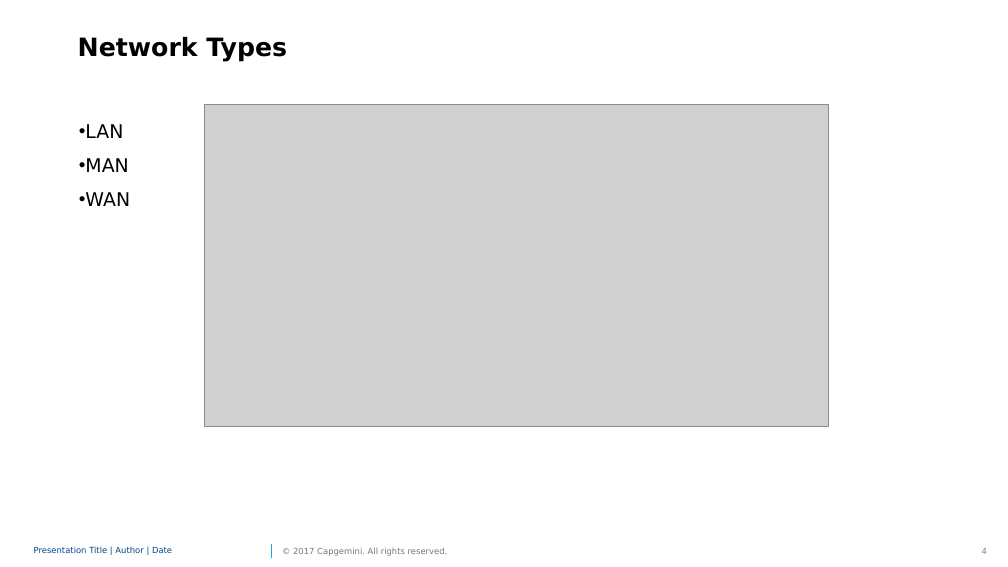
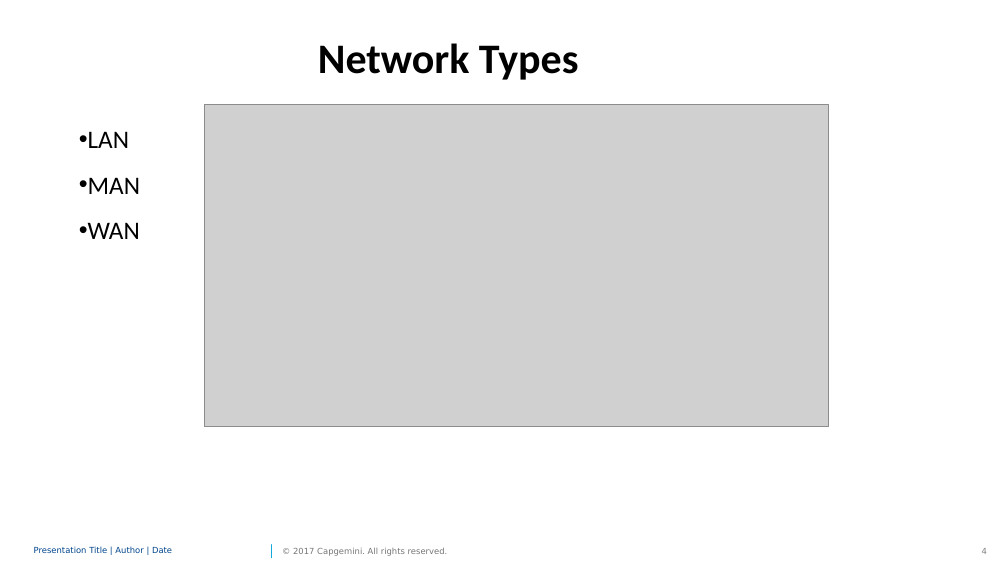
Before and after one commit to PriyalPotnis/m1, a slide deck: slide 4 of M1.pptx. Drawn at 1008x567 pixels with LibreOffice and Linux fonts; fonts in the diff are those of the drawing; grey boxes stand for pictures. Boxes give left, top, right and bottom in pixels: in the first picture for what was removed or moved away, otherwise in the second. Text is boxed around its words. In the diff, an @@ line names an element or a change of style, - is before the commit and + after.

```diff
--- a/M1.pptx
+++ b/M1.pptx
@@ text "Network Types" at [318,43,579,80]: size 24 to 40 pt, font DejaVu Sans to Calibri; alignment left to centre @@
@@ text "LAN" at [88,131,140,239]: size 18 to 24 pt, font DejaVu Sans to Calibri @@
```
Also in this commit, not shown: 10 other slides changed, 1 slide removed, 1 other file.
